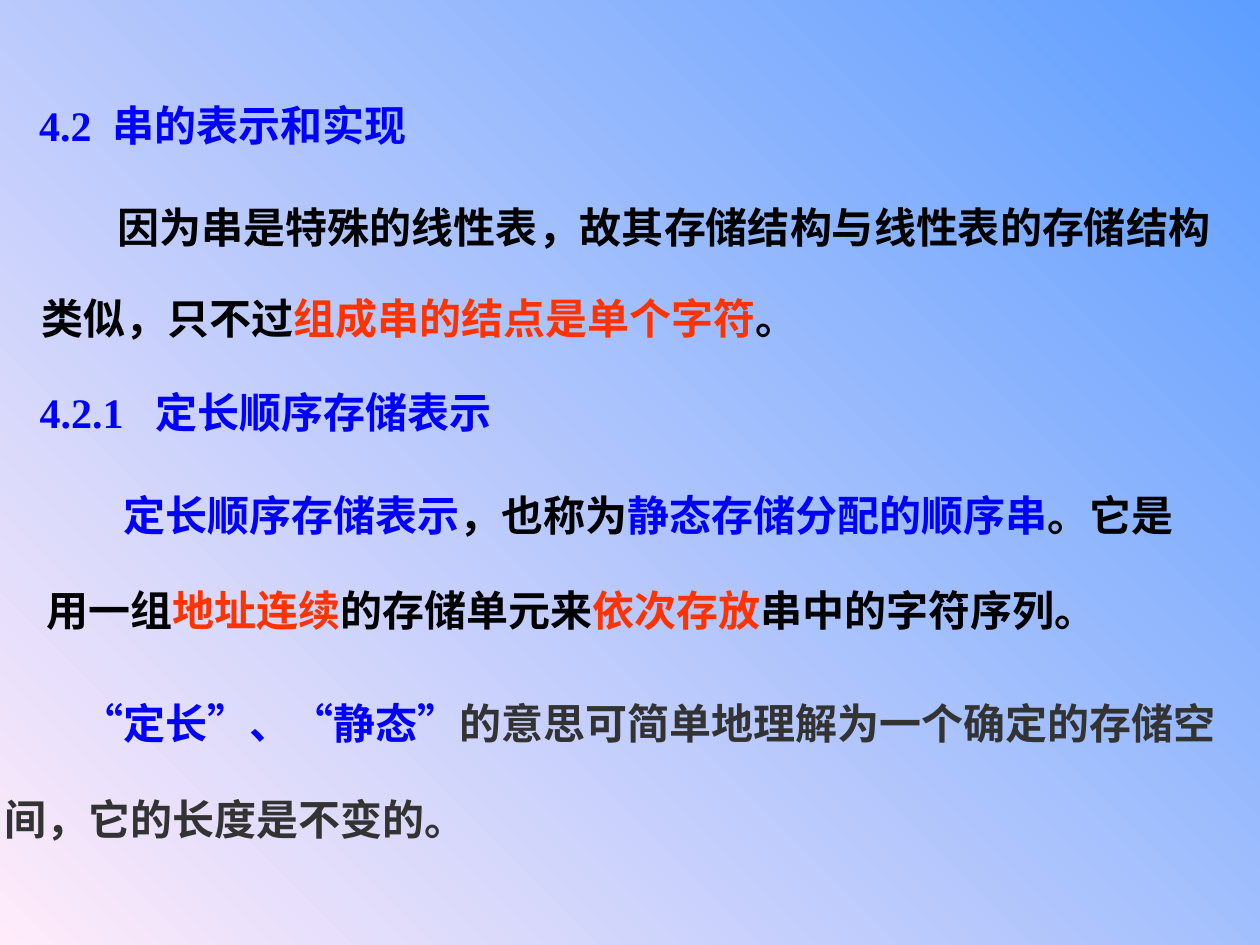
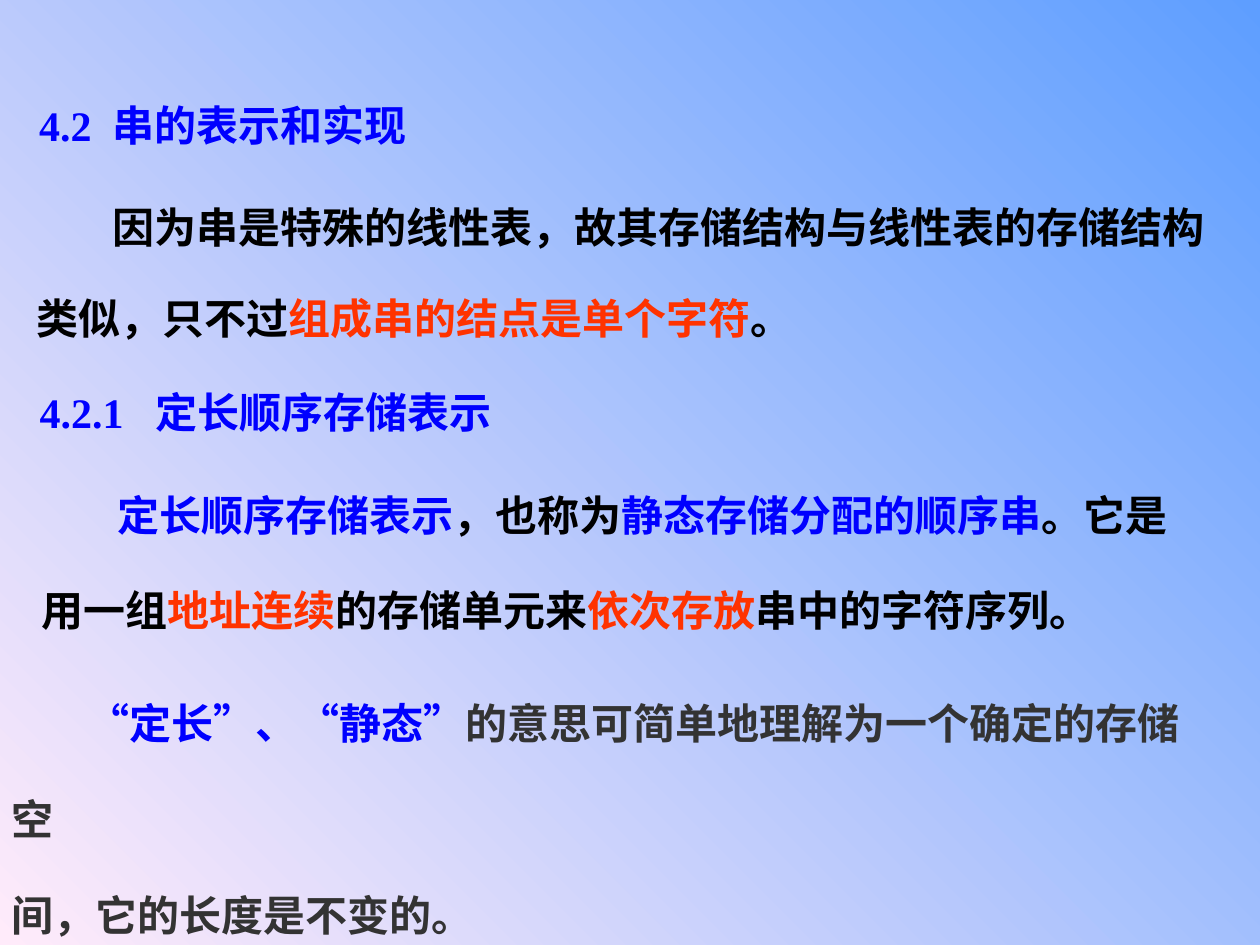
Before and after one commit to TangoWalk/Study, a slide deck: slide 13 of 大2下/数据结构与算法/第4章串.ppt. Drawn at 1260x945 pixels with LibreOffice and Linux fonts; fonts in the diff are those of the drawing; background and template pictures are left out. Boxes give left, top, right and bottom in pixels: in the first picture for what was removed or moved away, otherwise in the second. Text is boxed around its words. In the diff, an @@ line names an element or a change of style, - is before the commit and + after.

```diff
--- a/大2下/数据结构与算法/第4章串.ppt
+++ b/大2下/数据结构与算法/第4章串.ppt
@@ background gradient #5E9EFF to #FFEBFA to gradient #FFEBFA to #5E9EFF @@
@@ text "因为串是特殊的线性表，故其存储结构与线性表的存储结构": place and size @@
-text "因为串是特殊的线性表，故其存储结构与线性表的存储结构" at box(42, 201, 1210, 340)
+text "因为串是特殊的线性表，故其存储结构与线性表的存储结构" at box(36, 201, 1204, 340)
@@ text "定长顺序存储表示，也称为静态存储分配的顺序串。它是": place and size @@
-text "定长顺序存储表示，也称为静态存储分配的顺序串。它是" at box(47, 488, 1173, 637)
+text "定长顺序存储表示，也称为静态存储分配的顺序串。它是" at box(41, 488, 1168, 637)
@@ text "“定长”、“静态”的意思可简单地理解为一个确定的存储空" rewrapped from box(5, 697, 1215, 841) to box(11, 697, 1179, 937) @@
```
Also in this commit, not shown: 38 other slides changed, 6 other files.
